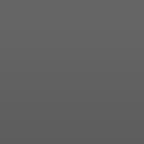
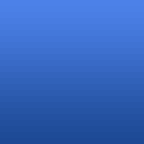
Layered file, before and after one edit (144x144). Changes by layer:
showed "Layer 2" over [left=0, top=0, right=144, bottom=144]
